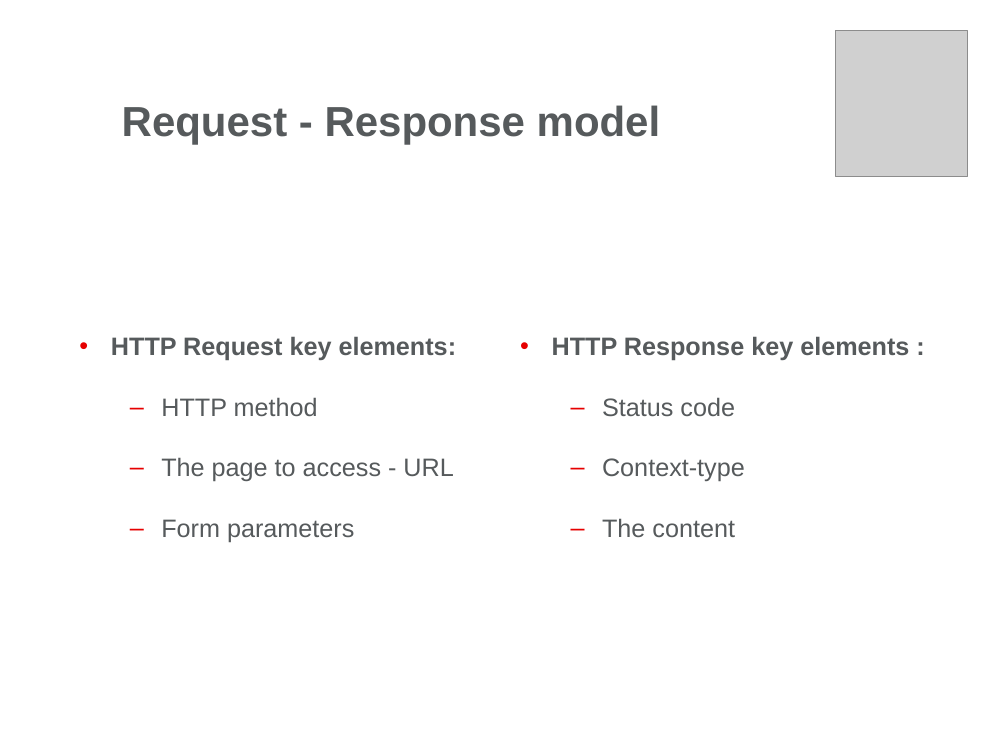
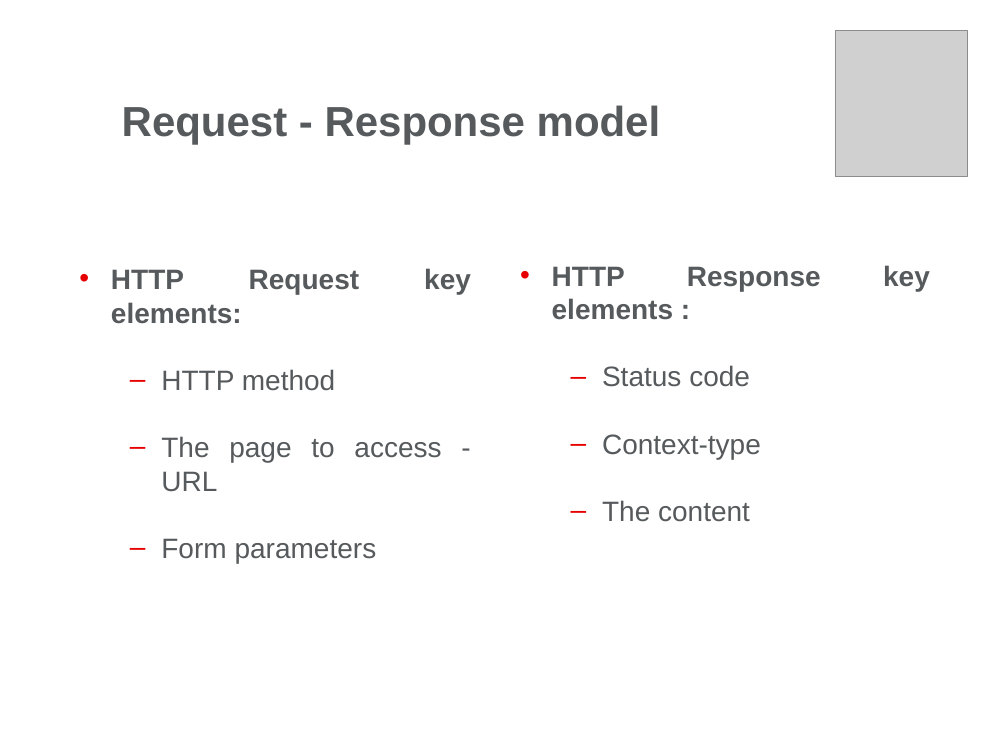
Before and after one commit to milanblank/JavaDocs, a slide deck: slide 22 of Servlets/Day1/Docs/Web Presentation-Part1.pptx. Drawn at 1008x756 pixels with LibreOffice and Linux fonts; fonts in the diff are those of the drawing; grey boxes stand for pictures; background and template pictures are left out. Boxes give left, top, right and bottom in pixels: in the first picture for what was removed or moved away, otherwise in the second. Text is boxed around its words. In the diff, an @@ line names an element or a change of style, - is before the commit and + after.

```diff
--- a/Servlets/Day1/Docs/Web Presentation-Part1.pptx
+++ b/Servlets/Day1/Docs/Web Presentation-Part1.pptx
@@ text "HTTP Response key elements :" at box(552, 266, 821, 522): size 18 to 20 pt @@
@@ text "HTTP Response key elements :": place and size @@
-text "HTTP Response key elements :" at box(552, 336, 909, 537)
+text "HTTP Response key elements :" at box(552, 266, 821, 522)
@@ text "HTTP Request key elements:": place and size @@
-text "HTTP Request key elements:" at box(111, 336, 457, 542)
+text "HTTP Request key elements:" at box(111, 268, 471, 563)
@@ text "HTTP Request key elements:" at box(111, 268, 471, 563): size 18 to 20 pt @@
```
Also in this commit, not shown: 15 other slides changed, 17 other files.
